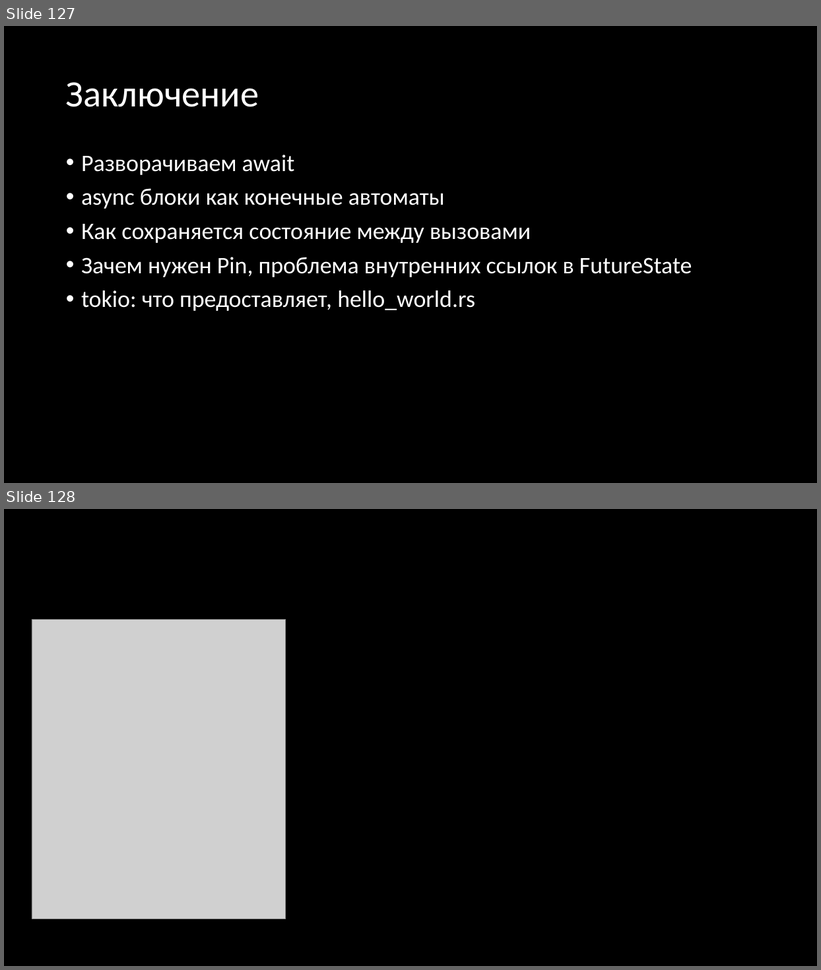
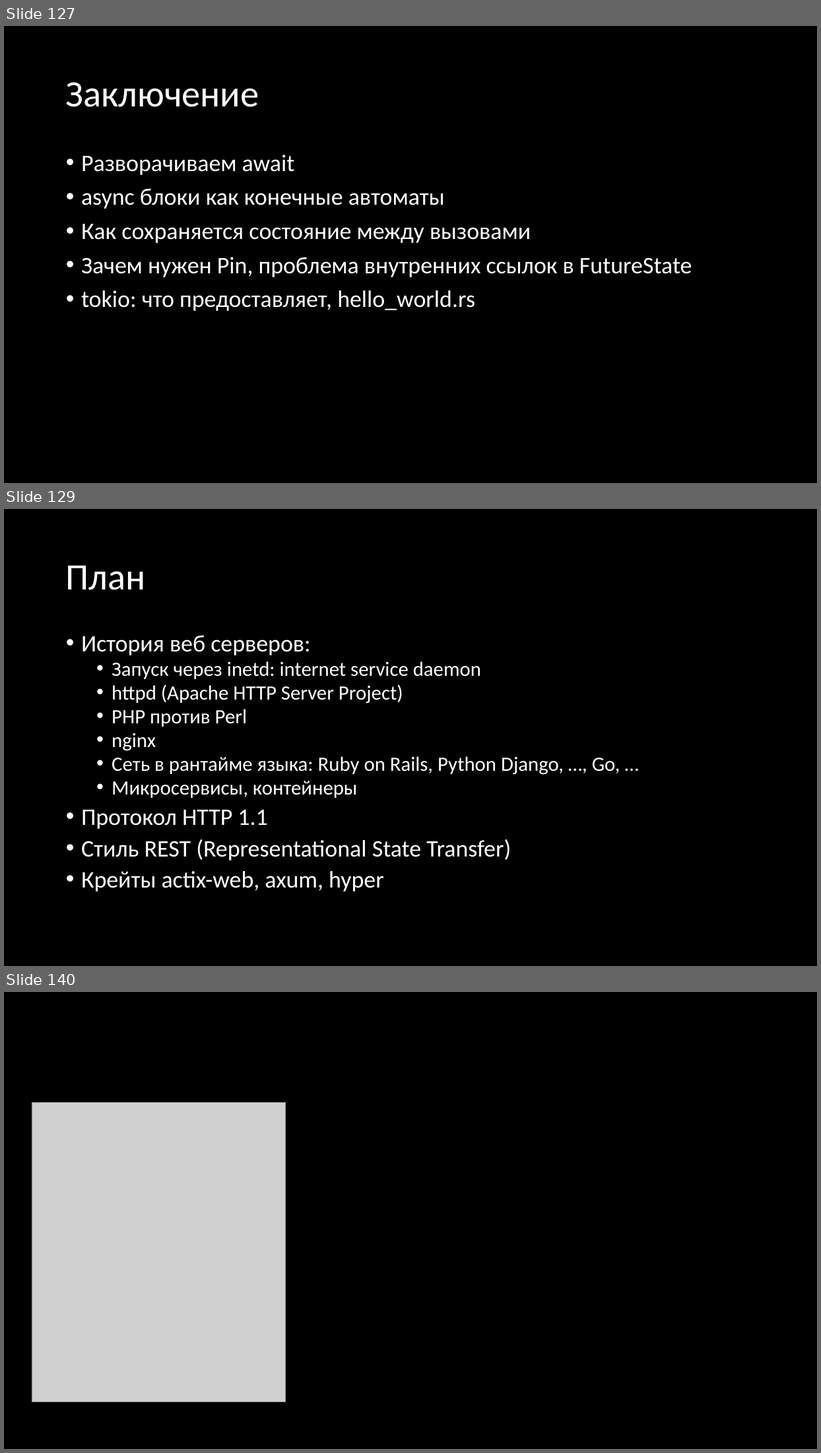
Before and after one commit to Gordon01/learn-rust, a slide deck: keynotes/Rust 2024.pptx. Shown one above the other, each under a label of ours: slides 127 and 128 before the commit, slides 127, 129 and 140 after it; the slides between them are not shown. The pictures are 821x970 and 821x1453 pixels, drawn with LibreOffice and Linux fonts; fonts in the diff are those of the drawing; grey boxes stand for pictures. Boxes give left, top, right and bottom in pixels: in the first picture for what was removed or moved away, otherwise in the second. Text is boxed around its words. In the diff, an @@ line names an element or a change of style, - is before the commit and + after.

```diff
--- a/keynotes/Rust 2024.pptx
+++ b/keynotes/Rust 2024.pptx
@@ slide 129 added at (4, 509, 817, 966), background #000000 @@
@@ title added at (66, 565, 146, 590), 44 pt, text #FFFFFF @@
+План
@@ text added at (81, 635, 620, 892), 24 pt, text #FFFFFF @@
+• История веб серверов:
+  • Запуск через inetd: internet service daemon
+  • httpd (Apache HTTP Server Project)
+  • PHP против Perl
+  • nginx
+  • Сеть в рантайме языка: Ruby on Rails, Python Django, …, Go, …
+  • Микросервисы, контейнеры
+• Протокол HTTP 1.1
+• Стиль REST (Representational State Transfer)
+• Крейты actix-web, axum, hyper
@@ what was slide 128 is now slide 140 @@
```
Also in this commit, not shown: 11 other slides added, 2 other files.
